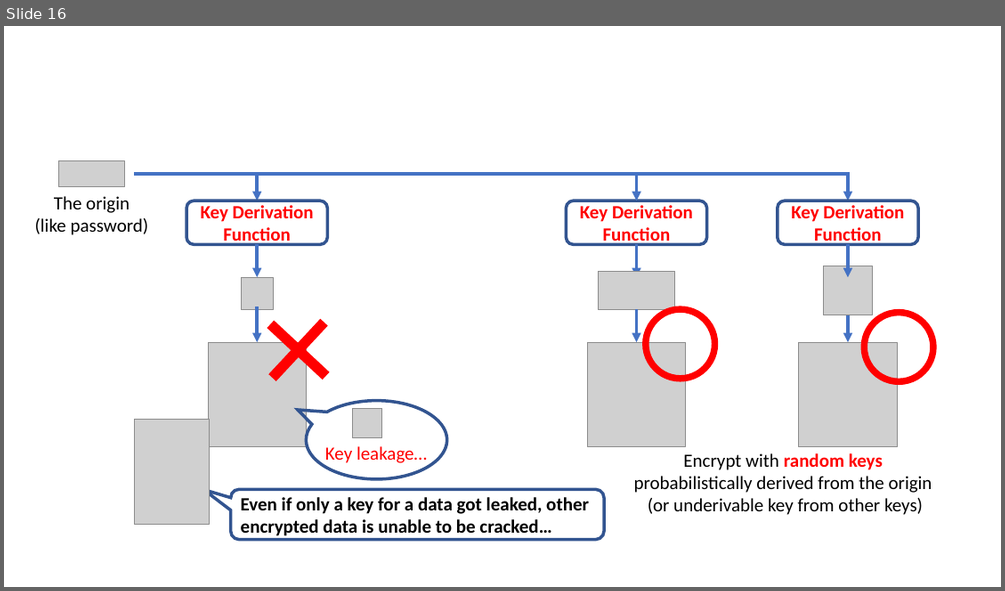
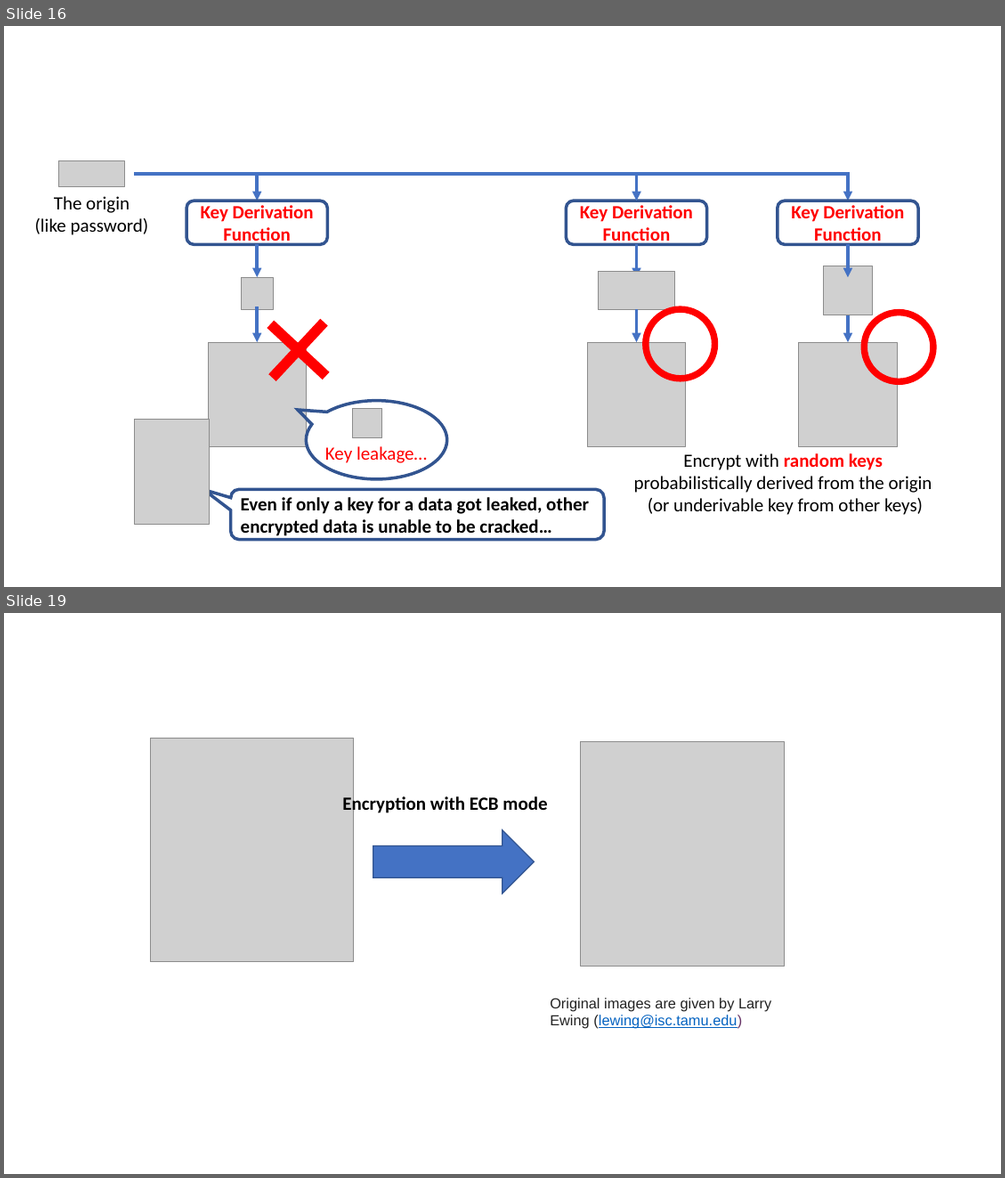
Before and after one commit to junkurihara/class-e2e_security_js, a slide deck: images.pptx. Shown one above the other, each under a label of ours: slide 16 before the commit, slides 16 and 19 after it; the slides between them are not shown. The pictures are 1005x591 and 1005x1178 pixels, drawn with LibreOffice and Linux fonts; fonts in the diff are those of the drawing; grey boxes stand for pictures. Boxes give left, top, right and bottom in pixels: in the first picture for what was removed or moved away, otherwise in the second. Text is boxed around its words. In the diff, an @@ line names an element or a change of style, - is before the commit and + after.

```diff
--- a/images.pptx
+++ b/images.pptx
@@ slide 19 added at bbox=[4, 613, 1001, 1174], background #FFFFFF @@
@@ picture added at bbox=[151, 738, 354, 962] @@
@@ picture added at bbox=[581, 742, 784, 966] @@
@@ text added at bbox=[342, 794, 547, 815], 18 pt, text #000000, bold @@
+Encryption with ECB mode
@@ right arrow added at bbox=[373, 830, 534, 893], fill #4472C4, outline #325491 1 pt @@
@@ text added at bbox=[550, 997, 771, 1029], 14 pt, text #222222 @@
+Original images are given by Larry Ewing (lewing@isc.tamu.edu)
```
Also in this commit, not shown: 2 other slides added, 2 other files.
